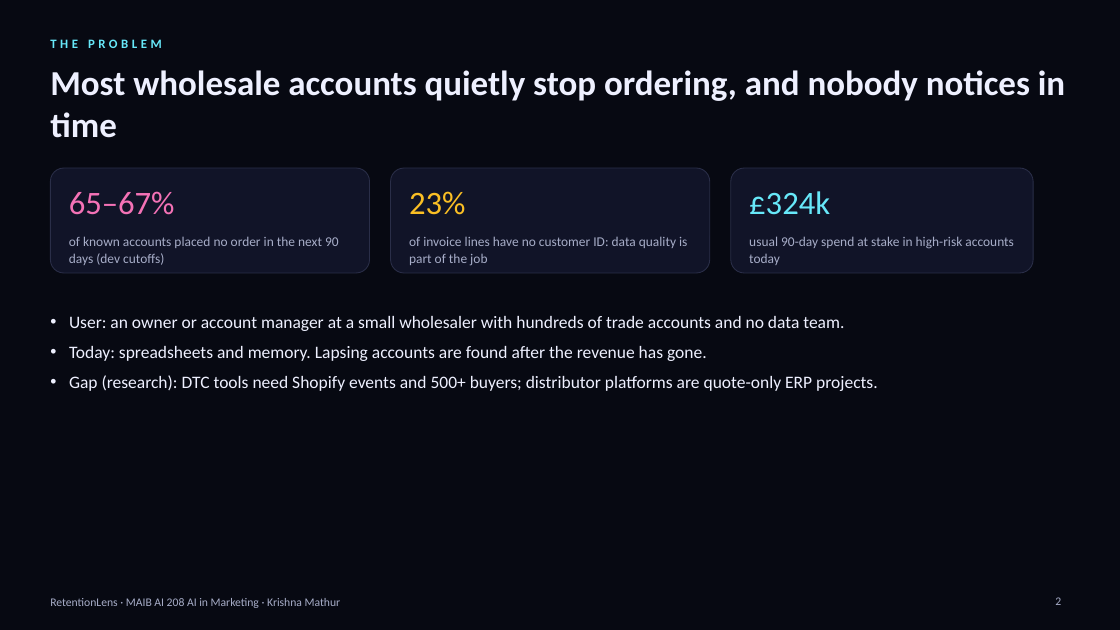
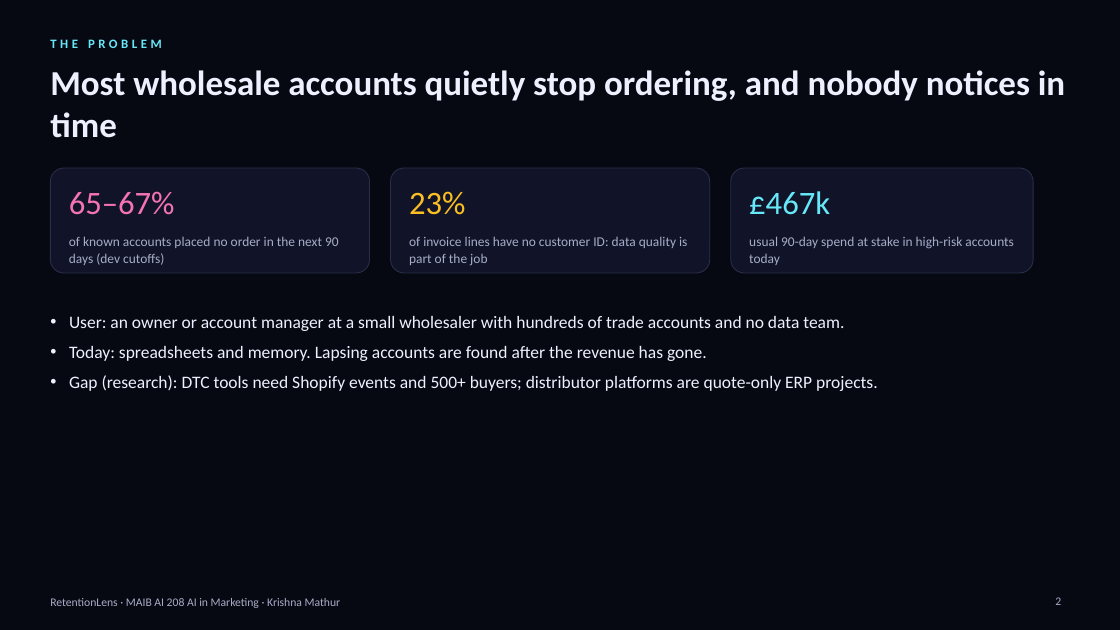
Before and after one commit to krish2105/Retention-Lens-AI-in-Marketing-, a slide deck: slide 2 of submissions/RetentionLens_Presentation.pptx. Drawn at 1120x630 pixels with LibreOffice and Linux fonts; fonts in the diff are those of the drawing; background and template pictures are left out. Boxes give left, top, right and bottom in pixels: in the first picture for what was removed or moved away, otherwise in the second. Text is boxed around its words. In the diff, an @@ line names an element or a change of style, - is before the commit and + after.

```diff
--- a/submissions/RetentionLens_Presentation.pptx
+++ b/submissions/RetentionLens_Presentation.pptx
@@ text at box(749, 191, 830, 215): text changed @@
-£324k
+£467k
```
Also in this commit, not shown: 6 other slides changed, 6 slides added, 2 slides removed, 35 other files.
